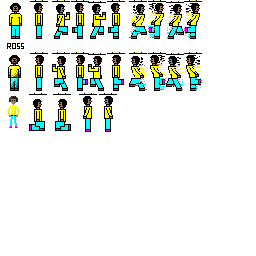
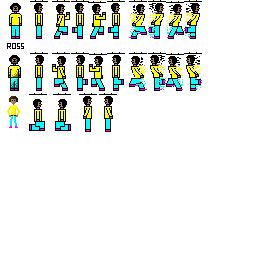
Two versions of the same layered image (256px x 256px). Layer-by-layer changes:
painted on "Front" over [88,53,107,91]
